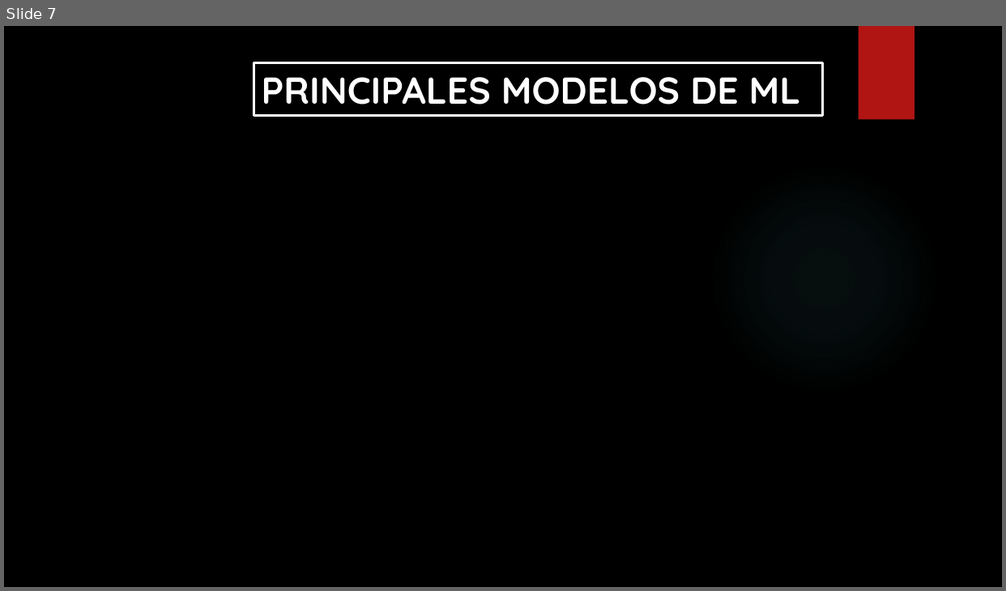
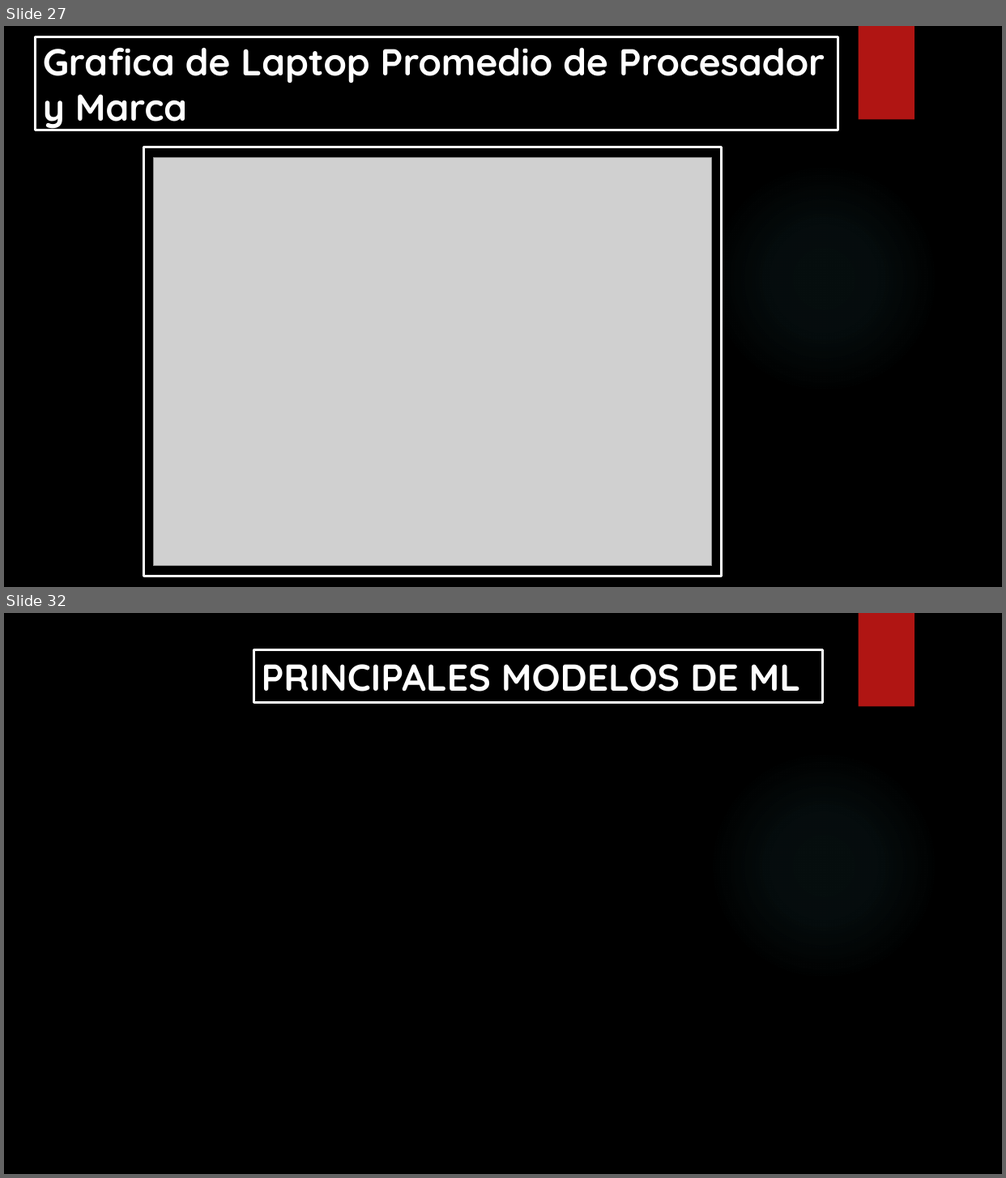
Before and after one commit to Isaac244/Proyecto_Machine_Learning, a slide deck: PROYECTO-MACHINE-LEARNING.pptx. Shown one above the other, each under a label of ours: slide 7 before the commit, slides 27 and 32 after it; the slides between them are not shown. The pictures are 1006x591 and 1006x1178 pixels, drawn with LibreOffice and Linux fonts; fonts in the diff are those of the drawing; grey boxes stand for pictures; background and template pictures are left out. Boxes give left, top, right and bottom in pixels: in the first picture for what was removed or moved away, otherwise in the second. Text is boxed around its words. In the diff, an @@ line names an element or a change of style, - is before the commit and + after.

```diff
--- a/PROYECTO-MACHINE-LEARNING.pptx
+++ b/PROYECTO-MACHINE-LEARNING.pptx
@@ slide 27 added at (4,26,1002,587), background picture (left out); not listed: 2 template elements that a slide beside it also shows @@
@@ rectangle added at (36,37,839,130), fill #000000, outline #FFFFFF 2.25 pt, 36 pt, text #FFFFFF, bold @@
+Grafica de Laptop Promedio de Procesador y Marca
@@ rectangle added at (144,148,721,576), fill #000000, outline #FFFFFF 2.25 pt @@
@@ picture added at (153,158,711,565) @@
@@ what was slide 7 is now slide 32 @@
```
Also in this commit, not shown: 2 slides changed, 24 other slides added, 2 slides removed, 25 other files.
